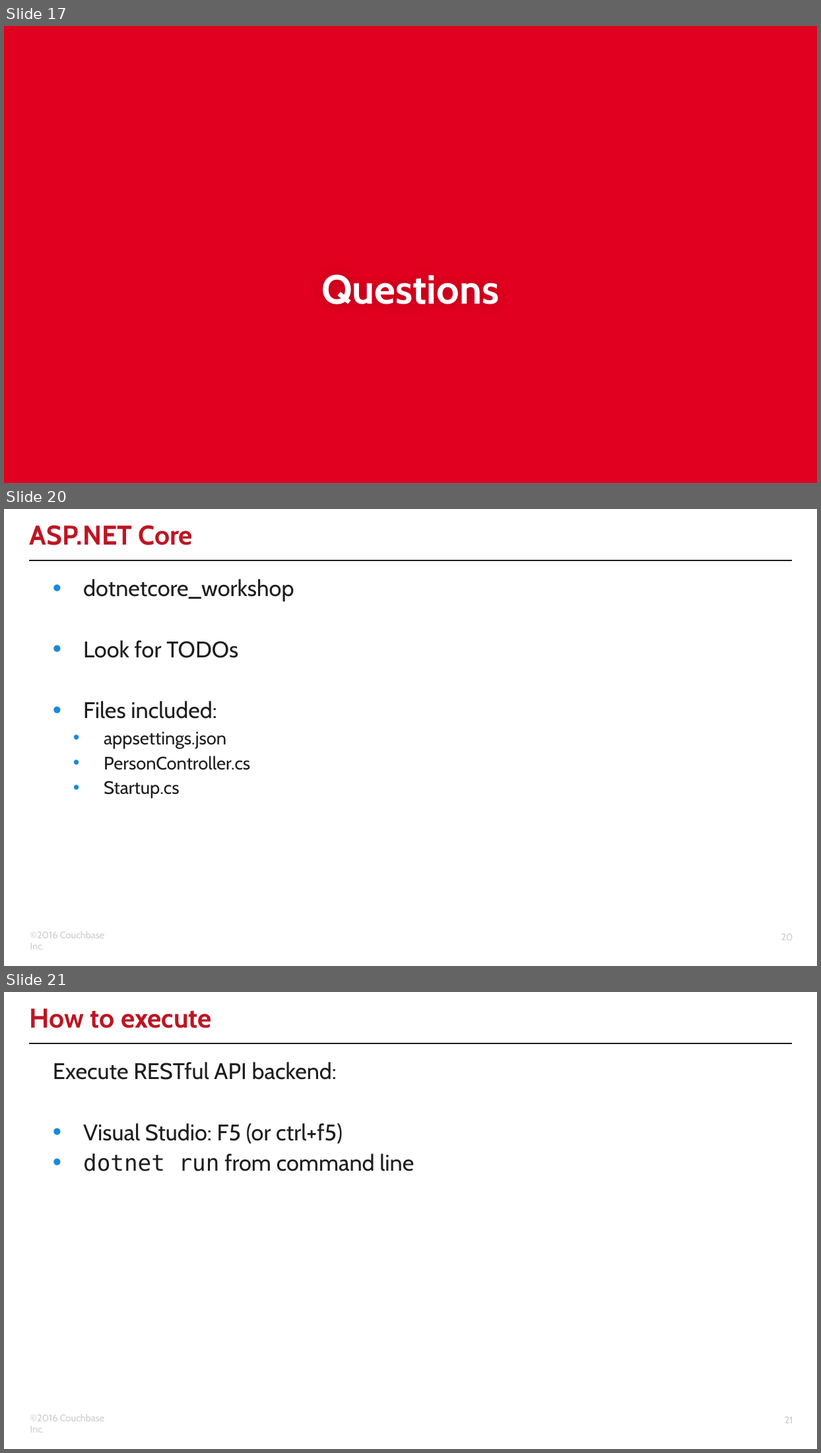
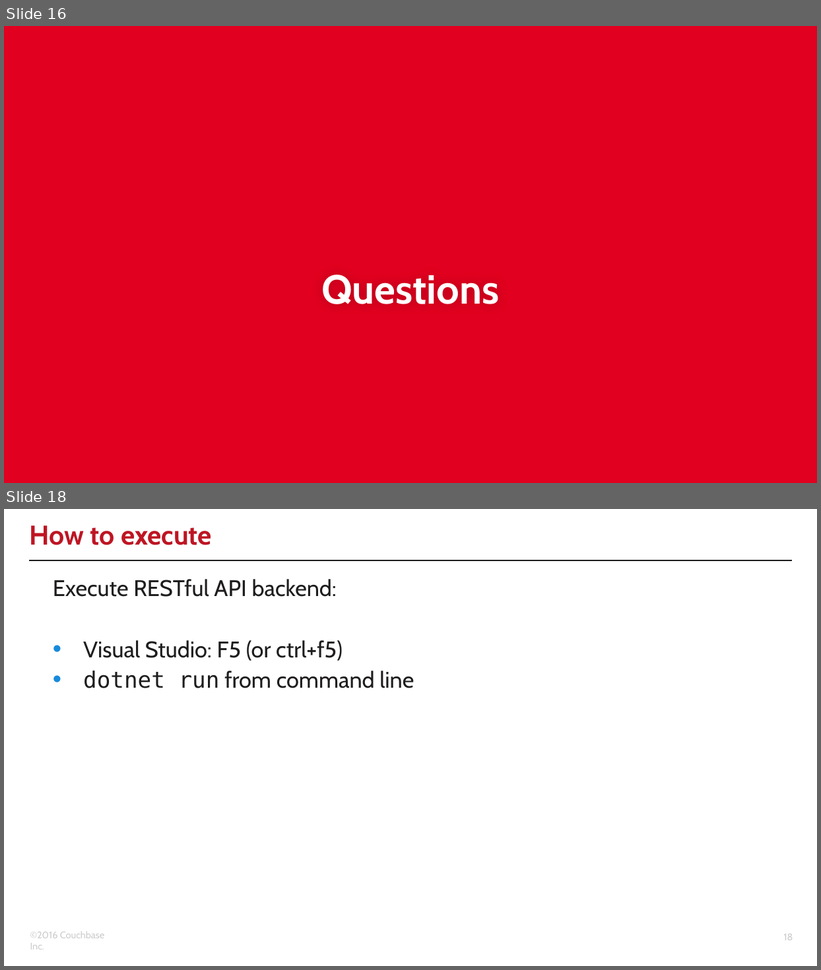
Before and after one commit to couchbaselabs/aspnet-nosql-workshop, a slide deck: 03/03.pptx. Shown one above the other, each under a label of ours: slides 17, 20 and 21 before the commit, slides 16 and 18 after it; the slides between them are not shown. The pictures are 821x1453 and 821x970 pixels, drawn with LibreOffice and Linux fonts; fonts in the diff are those of the drawing; background and template pictures are left out. Boxes give left, top, right and bottom in pixels: in the first picture for what was removed or moved away, otherwise in the second. Text is boxed around its words. In the diff, an @@ line names an element or a change of style, - is before the commit and + after.

Commit message:
updated part 3 of workshop - updated couchbase sdk - dropped clusterhelper - updated core to use DI extension - updated slides, reprinted PDF

```diff
--- a/03/03.pptx
+++ b/03/03.pptx
@@ slide 20 removed at <box>4,509,817,966</box>, background #FFFFFF; not listed: 3 template elements that a slide beside it also shows @@
@@ title removed at <box>30,525,193,545</box> @@
-ASP.NET Core
@@ text removed at <box>83,579,294,799</box> @@
-• dotnetcore_workshop
-• Look for TODOs
-• Files included:
-  • appsettings.json
-  • PersonController.cs
-  • Startup.cs
@@ what was slide 17 is now slide 16 @@
@@ what was slide 21 is now slide 18 @@
@@ page number at <box>784,934,793,941</box>: text changed @@
-21
+18
```
Also in this commit, not shown: 1 slide changed, 1 slide added, 3 other slides removed, 10 other files.
